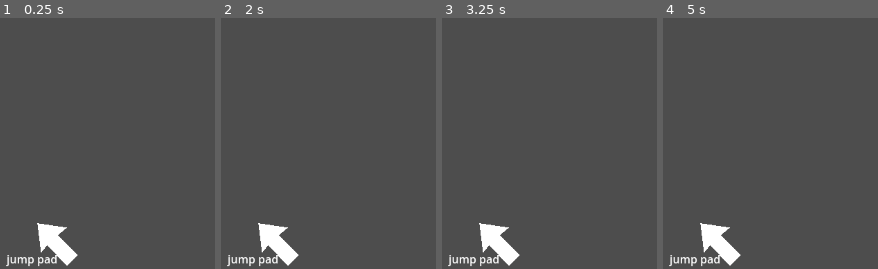
Above: before the commit, frames 1-4 (left to right).
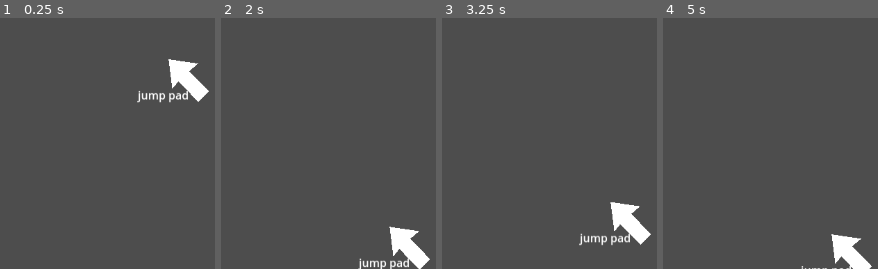
Above: after the commit, the same moments.

Repository: alist0r/BounceGame
Game: Godot game, scene res://Test Scenes/test.tscn
Same seed, same stepped clock (60 frames per second), same inputs: the game is played once before the commit and once after it.
Inputs:
- Up to frame 1 (0.25 s): no input
- Up to frame 2 (2 s): hold D (right) from 0.53 s (still down); tap Space (jump) at 0.77, 1.52 s
- Up to frame 3 (3.25 s): release D (right) at 2.03 s; hold A (left) 2.03-2.78 s; hold D (right) from 2.78 s (still down); tap Space (jump) at 3.02 s
- Up to frame 4 (5 s): tap Space (jump) at 3.77, 4.52 s; release D (right) at 4.28 s; hold A (left) from 4.28 s (still down)

The runs differ from the first frame. In frame 1, 4.2% of the frame differs, in the area x 2-98%, y 16-99%; in frame 2, 4.2%; in frame 3, 4.2%; in frame 4, 3.7%.

Commit message:
added camera on y axis

Diff:
--- a/Player/Bodies/BallForm.tscn
+++ b/Player/Bodies/BallForm.tscn
@@ -1,6 +1,7 @@
-[gd_scene load_steps=5 format=3 uid="uid://djwty2xl7qsms"]
+[gd_scene load_steps=6 format=3 uid="uid://djwty2xl7qsms"]
 
 [ext_resource type="Script" uid="uid://pkkcci7r4qan" path="res://Player/Bodies/ball_form.gd" id="1_ych2y"]
+[ext_resource type="PackedScene" uid="uid://slpfm8vy2bd2" path="res://Player/Bodies/camera.tscn" id="2_ygg2m"]
 
 [sub_resource type="PhysicsMaterial" id="PhysicsMaterial_vm5qv"]
 bounce = 0.9
@@ -25,3 +26,5 @@
 shape = SubResource("CircleShape2D_ygg2m")
 target_position = Vector2(0, 5.56)
 max_results = 1
+
+[node name="Camera2D" parent="." instance=ExtResource("2_ygg2m")]
--- a/Player/Bodies/UprightForm.tscn
+++ b/Player/Bodies/UprightForm.tscn
@@ -1,4 +1,6 @@
-[gd_scene load_steps=2 format=3 uid="uid://bw4jgkrmab3ou"]
+[gd_scene load_steps=3 format=3 uid="uid://bw4jgkrmab3ou"]
+
+[ext_resource type="PackedScene" uid="uid://slpfm8vy2bd2" path="res://Player/Bodies/camera.tscn" id="1_q52x7"]
 
 [sub_resource type="RectangleShape2D" id="RectangleShape2D_n444j"]
 
@@ -8,3 +10,5 @@
 shape = SubResource("RectangleShape2D_n444j")
 
 [node name="AnimatedSprite2D" type="AnimatedSprite2D" parent="."]
+
+[node name="Camera2D" parent="." instance=ExtResource("1_q52x7")]
--- /dev/null
+++ b/Player/Bodies/camera.gd
@@ -0,0 +1,6 @@
+extends Camera2D
+
+
+
+func _process(_delta):
+	global_position.x = 0
--- /dev/null
+++ b/Player/Bodies/camera.tscn
@@ -0,0 +1,15 @@
+[gd_scene load_steps=2 format=3 uid="uid://slpfm8vy2bd2"]
+
+[sub_resource type="GDScript" id="GDScript_n444j"]
+resource_name = "camera"
+script/source = "extends Camera2D
+
+
+
+func _process(_delta):
+	global_position.x = 0
+	global_position.y = $\"..\".global_position.y
+"
+
+[node name="Camera2D" type="Camera2D"]
+script = SubResource("GDScript_n444j")
--- a/Test Scenes/test.tscn
+++ b/Test Scenes/test.tscn
@@ -12,8 +12,11 @@
 [sub_resource type="CircleShape2D" id="CircleShape2D_p2iba"]
 
 [sub_resource type="SegmentShape2D" id="SegmentShape2D_p2iba"]
-a = Vector2(224.77, 495.27002)
+a = Vector2(438, 208.99998)
 b = Vector2(-58.23, 210.27)
+
+[sub_resource type="RectangleShape2D" id="RectangleShape2D_al1cx"]
+size = Vector2(265.77002, 1150.365)
 
 [node name="Node2D" type="Node2D"]
 
@@ -38,9 +41,47 @@
 position = Vector2(48.23, 221.73)
 
 [node name="CollisionShape2D" type="CollisionShape2D" parent="StaticBody2D2"]
+position = Vector2(-4.2299995, 84.270004)
 shape = SubResource("SegmentShape2D_p2iba")
+
+[node name="CollisionShape2D2" type="CollisionShape2D" parent="StaticBody2D2"]
+position = Vector2(-311.23, -379.72998)
+shape = SubResource("SegmentShape2D_p2iba")
+
+[node name="CollisionShape2D5" type="CollisionShape2D" parent="StaticBody2D2"]
+position = Vector2(-85.23001, -122.72998)
+shape = SubResource("SegmentShape2D_p2iba")
+
+[node name="CollisionShape2D6" type="CollisionShape2D" parent="StaticBody2D2"]
+position = Vector2(-678.23, -22.729996)
+shape = SubResource("SegmentShape2D_p2iba")
+
+[node name="CollisionShape2D7" type="CollisionShape2D" parent="StaticBody2D2"]
+position = Vector2(13.77002, -452.72998)
+shape = SubResource("SegmentShape2D_p2iba")
+
+[node name="CollisionShape2D8" type="CollisionShape2D" parent="StaticBody2D2"]
+position = Vector2(-616.23, -278.72998)
+shape = SubResource("SegmentShape2D_p2iba")
+
+[node name="CollisionShape2D3" type="CollisionShape2D" parent="StaticBody2D2"]
+position = Vector2(-405.23, -575.73)
+shape = SubResource("SegmentShape2D_p2iba")
+
+[node name="CollisionShape2D4" type="CollisionShape2D" parent="StaticBody2D2"]
+position = Vector2(-412.23, -761.73)
+shape = SubResource("SegmentShape2D_p2iba")
+
+[node name="CollisionShape2D9" type="CollisionShape2D" parent="StaticBody2D2"]
+position = Vector2(409.77002, -84.729996)
+shape = SubResource("RectangleShape2D_al1cx")
+
+[node name="CollisionShape2D10" type="CollisionShape2D" parent="StaticBody2D2"]
+position = Vector2(-706.23, -61.729996)
+shape = SubResource("RectangleShape2D_al1cx")
 
 [node name="CharacterBody2D" type="CharacterBody2D" parent="."]
 
-[node name="Launchpad" parent="." instance=ExtResource("2_al1cx")]
-position = Vector2(664, 640)
+[node name="Launchpad2" parent="." instance=ExtResource("2_al1cx")]
+position = Vector2(277, 298)
+force = 500
Not shown, added: Player/Bodies/camera.gd.uid
Not shown: 1 places in Test Scenes/test.tscn that only renumber resources
